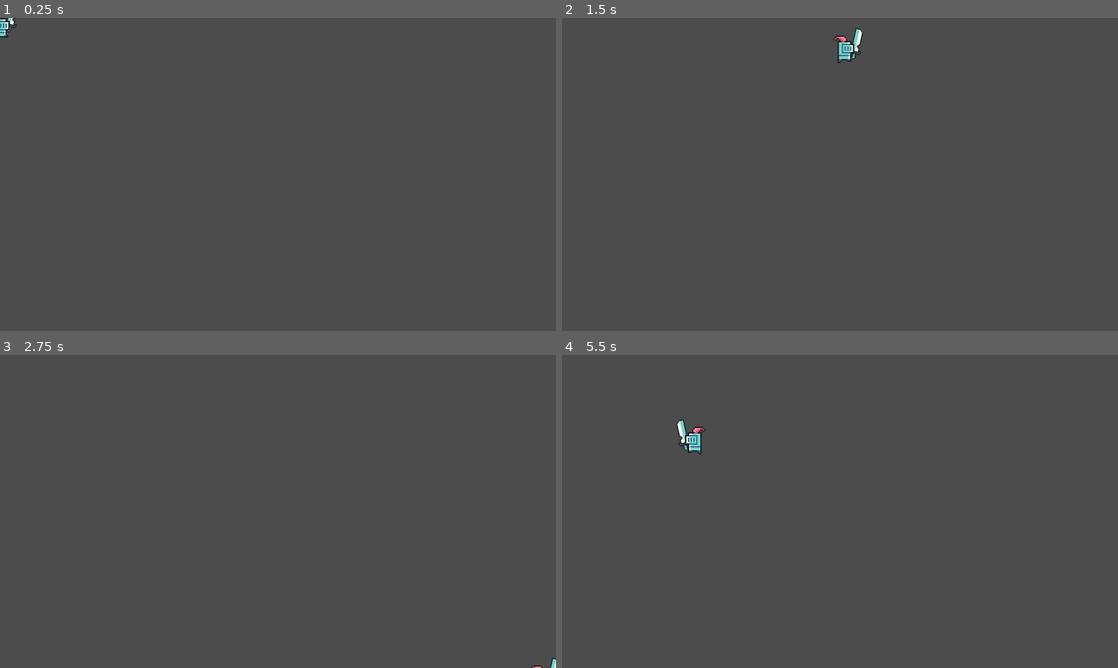
Above: before the commit, frames 1-4 (two rows, left to right).
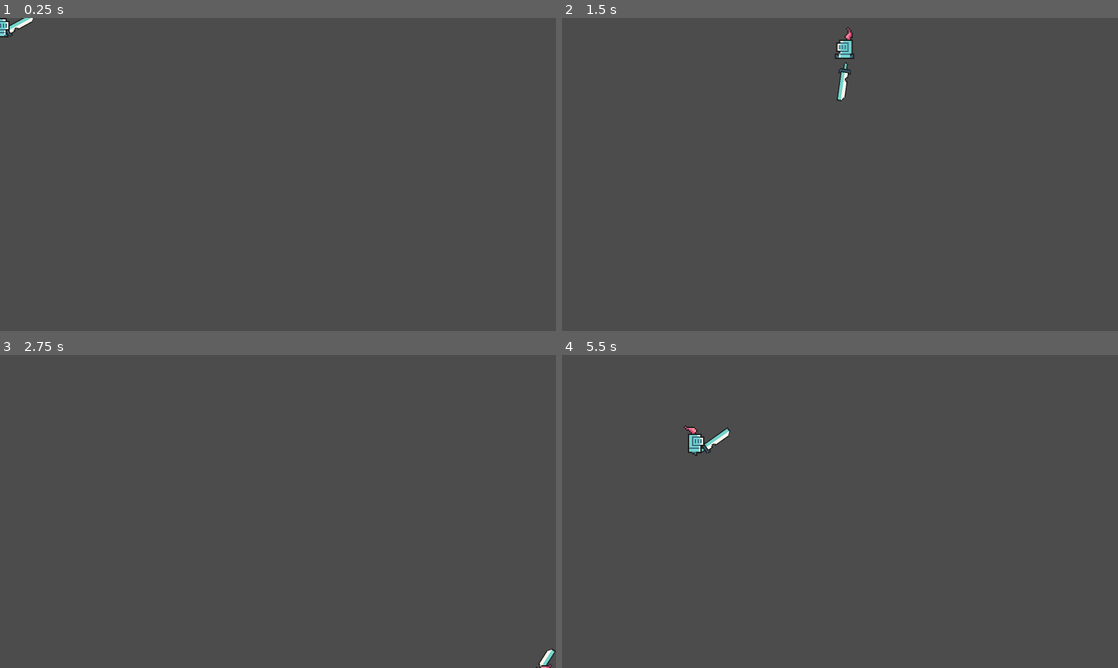
Above: after the commit, the same moments.

Repository: guillermo-st/roguelike-tdl
Game: Godot game, scene res://scenes/player/Player.tscn
Same seed, same stepped clock (60 frames per second), same inputs: the game is played once before the commit and once after it.
Inputs (mouse positions are in pixels of both pictures, inside the frame that each line leads up to):
- Up to frame 1 (0.25 s): no input
- Up to frame 2 (1.5 s): move the mouse to (962, 158) at 0.52 s; hold Right (ui_right) 0.53-1.28 s; click (962, 158) at 0.6 s; move the mouse to (728, 190) at 1.27 s; hold Down (ui_down) from 1.28 s (still down); click (728, 190) at 1.35 s
- Up to frame 3 (2.75 s): move the mouse to (333, 442) at 2.02 s; release Down (ui_down) at 2.03 s; hold Right (ui_right) from 2.03 s (still down); click (333, 442) at 2.1 s
- Up to frame 4 (5.5 s): move the mouse to (812, 574) at 2.77 s; release Right (ui_right) at 2.78 s; hold Up (ui_up) 2.78-3.53 s; click (812, 574) at 2.85 s; tap Enter at 3.5 s; move the mouse to (1006, 558) at 3.52 s; hold Left (ui_left) 3.53-5.03 s; click (1006, 558) at 3.6 s; move the mouse to (673, 464) at 4.27 s; click (673, 464) at 4.35 s; tap Space at 5 s; move the mouse to (867, 511) at 5.02 s; hold Down (ui_down) from 5.03 s (still down); click (867, 511) at 5.1 s

The runs differ from the first frame. In frame 1, 0.1% of the frame differs, in the area x 1-7%, y 0-6%; in frame 2, 0.5%, in the area x 48-55%, y 2-27%; in frame 3, 0.1%; in frame 4, 0.5%.

Commit message:
Player new attack mechanic (#11)
* made player face the mouse at all time

* made the weapon rotate acording to mouse direction

* made attack animation take longer and uptdated weapon umbral hit

Diff:
--- a/scenes/player/Player.gd
+++ b/scenes/player/Player.gd
@@ -11,6 +11,8 @@
 
 func _physics_process(delta):
 	var axis = get_input_axis()
+	var mouse_direction = (get_global_mouse_position() - global_position).normalized()
+	$WeaponPivot.rotation = mouse_direction.angle()
 
 	if axis == Vector2.ZERO && !self.is_attacking:
 		$AnimatedSprite.play("idle")
@@ -18,15 +20,13 @@
 	else:
 		if !self.is_attacking:
 			$AnimatedSprite.play("run")
-		if axis.x < 0 and $Weapon.position.x > 0:
-			$AnimatedSprite.flip_h = true
-			$Weapon.flip_horizontally()
-			$Weapon.rotation = -$Weapon.rotation
-		elif axis.x > 0 and $Weapon.position.x < 0:
-			$AnimatedSprite.flip_h = false
-			$Weapon.flip_horizontally()
-			$Weapon.rotation = -$Weapon.rotation
 		apply_movement(axis * acceleration * delta)
+	if mouse_direction.x > 0 and $AnimatedSprite.flip_h:
+		$AnimatedSprite.flip_h = false
+		$WeaponPivot.scale.y = -$WeaponPivot.scale.y
+	elif mouse_direction.x < 0 and not $AnimatedSprite.flip_h:
+		$AnimatedSprite.flip_h = true
+		$WeaponPivot.scale.y = -$WeaponPivot.scale.y
 	motion = move_and_slide(motion)
 
 func get_input_axis():
--- a/scenes/player/Player.tscn
+++ b/scenes/player/Player.tscn
@@ -39,9 +39,12 @@
 max_speed = 1000
 acceleration = 4000
 
-[node name="Weapon" parent="." instance=ExtResource( 10 )]
-position = Vector2( 25, 38 )
-rotation = 0.218166
+[node name="WeaponPivot" type="Node2D" parent="."]
+position = Vector2( 0, 22 )
+
+[node name="Weapon" parent="WeaponPivot" instance=ExtResource( 10 )]
+position = Vector2( 19, 20 )
+rotation = 0.286234
 scale = Vector2( 3, 3 )
 
 [node name="AnimatedSprite" type="AnimatedSprite" parent="."]
@@ -53,5 +56,5 @@
 position = Vector2( 0, 22 )
 shape = SubResource( 2 )
 
-[connection signal="hit_attempt_ended" from="Weapon" to="." method="_on_Weapon_hit_attempt_ended"]
-[connection signal="hit_attempt_started" from="Weapon" to="." method="_on_Weapon_hit_attempt_started"]
+[connection signal="hit_attempt_ended" from="WeaponPivot/Weapon" to="." method="_on_Weapon_hit_attempt_ended"]
+[connection signal="hit_attempt_started" from="WeaponPivot/Weapon" to="." method="_on_Weapon_hit_attempt_started"]
--- a/scenes/weapon/Weapon.gd
+++ b/scenes/weapon/Weapon.gd
@@ -1,8 +1,7 @@
 extends Node2D
 
-export var hit_umbral = 0.25
+export var hit_umbral = 0.5
 var elpased_hit_time = 0
-var is_flipped = false
 
 signal hit
 signal hit_attempt_started
@@ -20,20 +19,14 @@
 	if self.elpased_hit_time > hit_umbral and Input.is_action_just_pressed("ui_attack"):
 		self.behave_when_hitting()
 
+
 func behave_when_hitting():
 	self.elpased_hit_time = 0
 	emit_signal("hit_attempt_started")
-	$Pivot.rotate(0.6 * PI * self.get_rotation_factor())
+	$Pivot/SwordAnimationPlayer.play("SwordAttack")
 	$AttackTimer.start()
 	$Area2D/CollisionShape2D.disabled = false
 
-
-func flip_horizontally():
-	self.is_flipped = !self.is_flipped
-	self.position.x = -self.position.x
-	$Area2D/CollisionShape2D.position.x = -$Area2D/CollisionShape2D.position.x
-	$Pivot/Sprite.flip_h = self.position.x < 0
-	$Pivot/Sprite.rotation = -$Pivot/Sprite.rotation
 
 func _on_Area2D_body_entered(_body):
 	print("HIT")
@@ -42,12 +35,4 @@
 
 func _on_AttackTimer_timeout():
 	$Area2D/CollisionShape2D.disabled = true
-	$Pivot.rotate(-0.6 * PI * self.get_rotation_factor())
 	emit_signal("hit_attempt_ended")
-
-
-func get_rotation_factor():
-	var rotation_factor = 1
-	if self.is_flipped:
-		rotation_factor = -1
-	return rotation_factor
--- a/scenes/weapon/Weapon.tscn
+++ b/scenes/weapon/Weapon.tscn
@@ -1,29 +1,64 @@
-[gd_scene load_steps=4 format=2]
+[gd_scene load_steps=6 format=2]
 
 [ext_resource path="res://scenes/player/playerAssets/weapons/weapon_anime_sword.png" type="Texture" id=1]
 [ext_resource path="res://scenes/weapon/Weapon.gd" type="Script" id=2]
 
-[sub_resource type="CircleShape2D" id=1]
-radius = 18.0
+[sub_resource type="Animation" id=3]
+length = 0.001
+tracks/0/type = "bezier"
+tracks/0/path = NodePath(".:rotation_degrees")
+tracks/0/interp = 1
+tracks/0/loop_wrap = true
+tracks/0/imported = false
+tracks/0/enabled = true
+tracks/0/keys = {
+"points": PoolRealArray( 0, -0.25, 0, 0.25, 0 ),
+"times": PoolRealArray( 0 )
+}
+
+[sub_resource type="Animation" id=2]
+resource_name = "SwordAttack"
+length = 0.5
+step = 0.0
+tracks/0/type = "bezier"
+tracks/0/path = NodePath(".:rotation_degrees")
+tracks/0/interp = 1
+tracks/0/loop_wrap = true
+tracks/0/imported = false
+tracks/0/enabled = true
+tracks/0/keys = {
+"points": PoolRealArray( 0, -0.25, 0, 0.25, 0, 108, -0.25, 0, 0.25, 0, 0, -0.25, 0, 0.25, 0 ),
+"times": PoolRealArray( 0, 0.19079, 0.473352 )
+}
+
+[sub_resource type="CapsuleShape2D" id=1]
+radius = 22.0
+height = 0.0
 
 [node name="Weapon" type="Node2D"]
 script = ExtResource( 2 )
 
 [node name="Pivot" type="Node2D" parent="."]
 
+[node name="SwordAnimationPlayer" type="AnimationPlayer" parent="Pivot"]
+anims/RESET = SubResource( 3 )
+anims/SwordAttack = SubResource( 2 )
+
 [node name="Sprite" type="Sprite" parent="Pivot"]
-position = Vector2( 0, -14 )
+position = Vector2( 0, -19 )
+scale = Vector2( 1, 1.25 )
 texture = ExtResource( 1 )
 
 [node name="Area2D" type="Area2D" parent="."]
 
 [node name="CollisionShape2D" type="CollisionShape2D" parent="Area2D"]
-position = Vector2( 13, -12 )
+position = Vector2( 21, -21 )
+rotation = 1.5708
 shape = SubResource( 1 )
 disabled = true
 
 [node name="AttackTimer" type="Timer" parent="."]
-wait_time = 0.1
+wait_time = 0.15
 one_shot = true
 
 [connection signal="body_entered" from="Area2D" to="." method="_on_Area2D_body_entered"]
